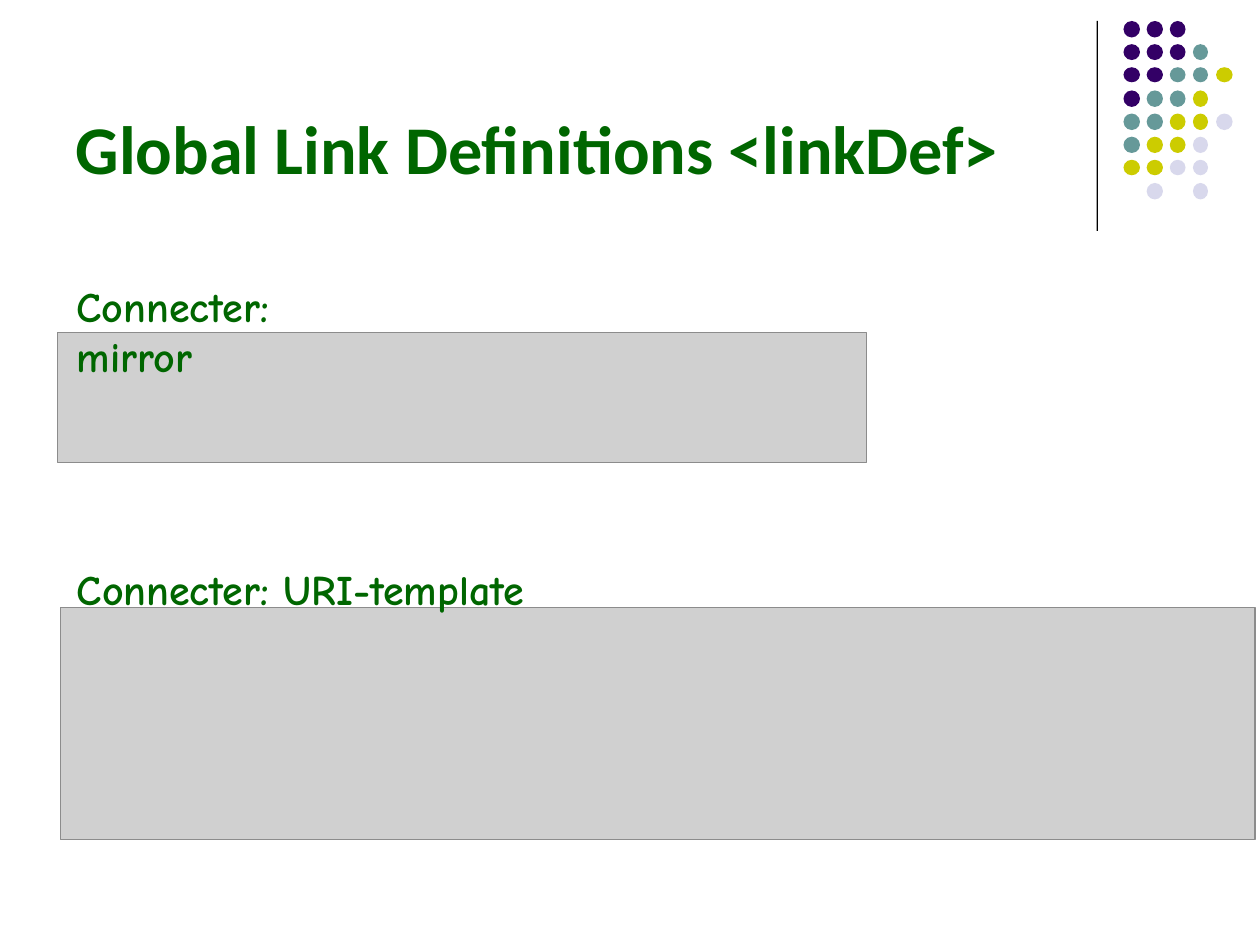
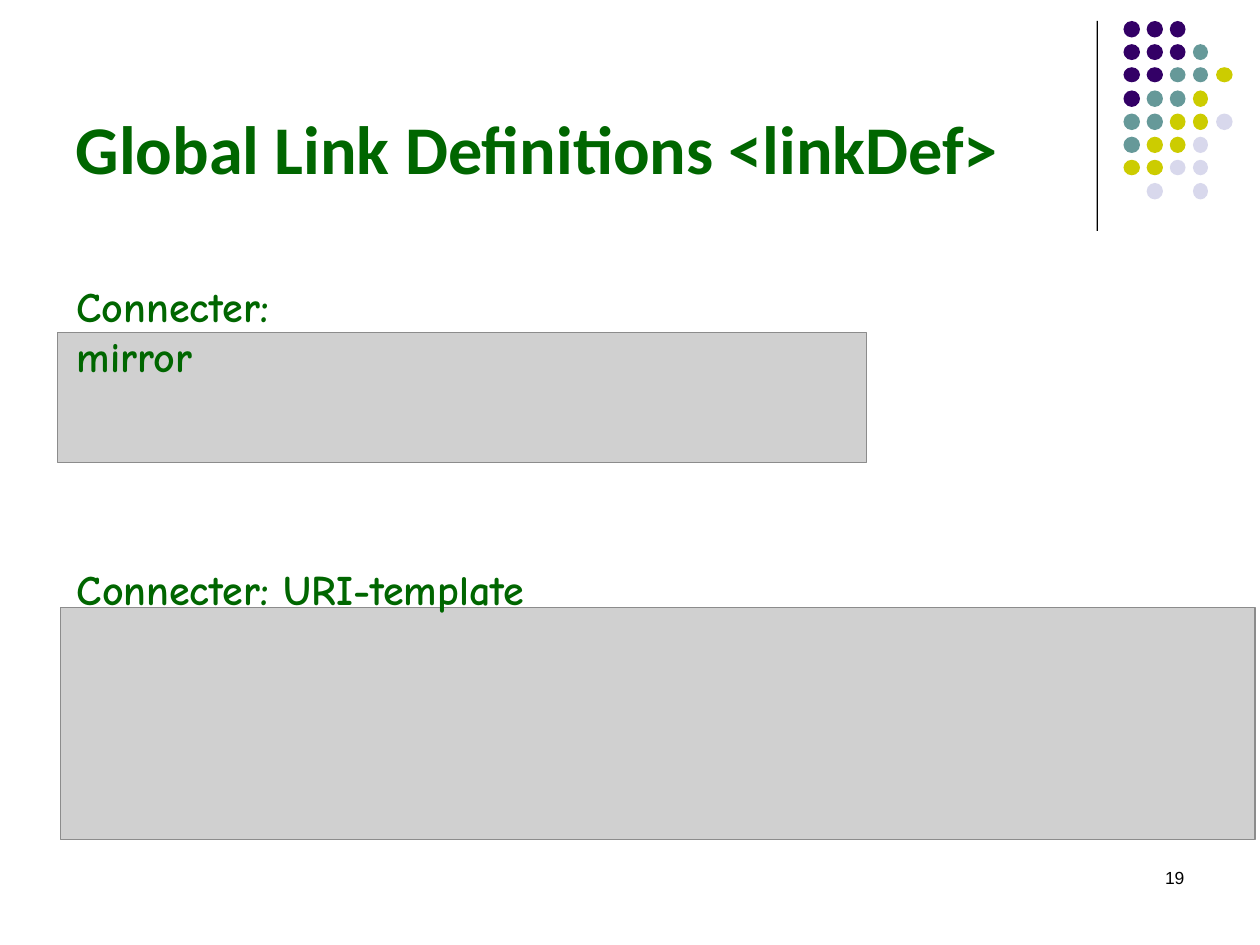
Before and after one commit to hrennau/greenfox, a slide deck: slide 19 of declarative-amsterdam-2020/an-introduction-to-greenfox/an-introduction-to-greenfox.pptx. Drawn at 1260x945 pixels with LibreOffice and Linux fonts; fonts in the diff are those of the drawing; grey boxes stand for pictures. Boxes give left, top, right and bottom in pixels: in the first picture for what was removed or moved away, otherwise in the second. Text is boxed around its words. In the diff, an @@ line names an element or a change of style, - is before the commit and + after.

```diff
--- a/declarative-amsterdam-2020/an-introduction-to-greenfox/an-introduction-to-greenfox.pptx
+++ b/declarative-amsterdam-2020/an-introduction-to-greenfox/an-introduction-to-greenfox.pptx
@@ page number added at (1165, 871, 1184, 884), 10 pt, text #000000 @@
+19
```
Also in this commit, not shown: 7 other slides changed, 1 slide added.
